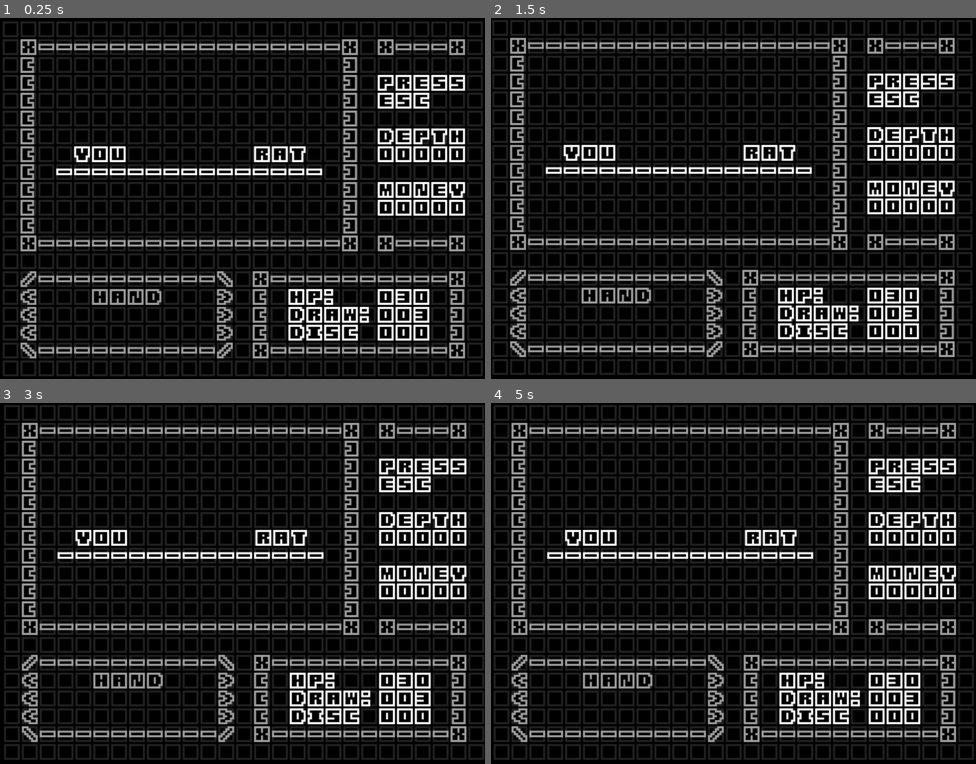
Above: before the commit, frames 1-4 (two rows, left to right).
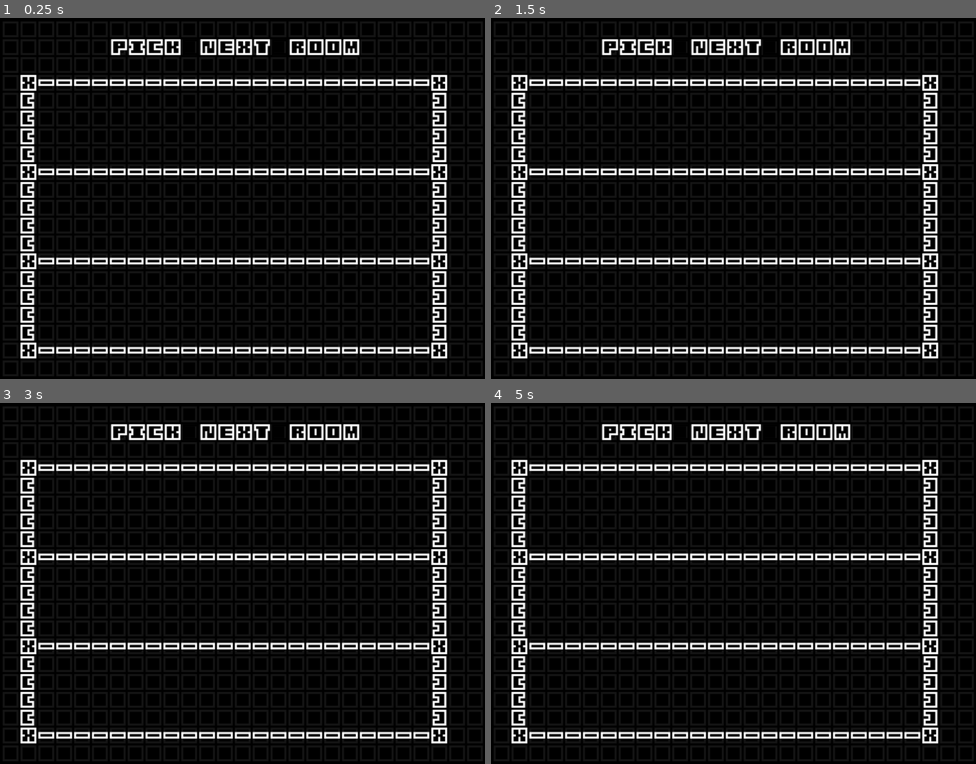
Above: after the commit, the same moments.

Repository: appellatebaton0/portfolio-66
Game: Godot game, scene res://Scenes/Main.tscn
The game is run twice, just before and just after one commit, with the same random seed, the same clock (stepped at 60 frames per second) and the same inputs.
Inputs:
- Up to frame 1 (0.25 s): no input
- Up to frame 2 (1.5 s): tap Enter (ui_accept) at 0.5, 0.6, 0.77, 1.07, 1.35 s
- Up to frame 3 (3 s): tap Enter (ui_accept) at 1.52, 1.82, 2.1, 2.75, 2.85 s
- Up to frame 4 (5 s): tap Enter (ui_accept) at 3.02, 3.32, 3.6, 3.77, 4.07, 4.35, 4.52, 4.82 s

The runs differ from the first frame. In frame 1, 20% of the frame differs, in the area x 4-96%, y 5-95%; in frame 2, 36%; in frame 3, 36%, in the area x 0-100%, y 0-99%; in frame 4, 30%.

Commit message:
h5 -  Next Room Screen (?)
Started working on the screen for picking which room to go to next. I'm not sure how I feel about it yet; some things fit on it weirdly.

Diff:
--- /dev/null
+++ b/Assets/Characters/Rat.tres
@@ -0,0 +1,16 @@
+[gd_resource type="Resource" script_class="Character" format=3 uid="uid://7umyy7v0owf4"]
+
+[ext_resource type="Script" uid="uid://c1la8ephjxdcs" path="res://Scripts/Letters/Letter.gd" id="1_ev8td"]
+[ext_resource type="Script" uid="uid://c82828jc0ndq" path="res://Scripts/Character.gd" id="2_efmlh"]
+[ext_resource type="Script" uid="uid://bbbgjg7ihit7d" path="res://Scripts/Letters/A.gd" id="2_uf4se"]
+
+[sub_resource type="Resource" id="Resource_vlc0i"]
+script = ExtResource("2_uf4se")
+metadata/_custom_type_script = "uid://bbbgjg7ihit7d"
+
+[resource]
+script = ExtResource("2_efmlh")
+name = &"RAT"
+max_health = 10
+reserve_deck = Array[ExtResource("1_ev8td")]([SubResource("Resource_vlc0i")])
+metadata/_custom_type_script = "uid://c82828jc0ndq"
--- a/Scenes/Main.tscn
+++ b/Scenes/Main.tscn
@@ -7,9 +7,16 @@
 [ext_resource type="Script" uid="uid://gmp0udd3u1fu" path="res://Scripts/CombatHandler.gd" id="3_pbw6q"]
 [ext_resource type="Script" uid="uid://cjbqqvcxcvily" path="res://Scripts/MainMenu.gd" id="4_v1gob"]
 [ext_resource type="Script" uid="uid://dhgs6px2un6hm" path="res://Scripts/PauseMenu.gd" id="5_v1gob"]
+[ext_resource type="Script" uid="uid://cyr45h1wy41mh" path="res://Scripts/NextRoomHandler.gd" id="7_50glp"]
 
 [sub_resource type="StyleBoxFlat" id="StyleBoxFlat_r150o"]
 bg_color = Color(0, 0, 0, 1)
+
+[sub_resource type="ShaderMaterial" id="ShaderMaterial_50glp"]
+shader = ExtResource("2_rgh2o")
+shader_parameter/threshold = 1.0
+shader_parameter/over = false
+shader_parameter/round_amnt = Vector2(27, 20)
 
 [sub_resource type="ShaderMaterial" id="ShaderMaterial_rgh2o"]
 shader = ExtResource("2_rgh2o")
@@ -285,7 +292,7 @@
 script = ExtResource("2_jw32o")
 
 [node name="Text" type="Label" parent="CanvasLayer/Control" unique_id=218249657]
-modulate = Color(1, 1, 1, 0.13333334)
+modulate = Color(1, 1, 1, 0.08235294)
 layout_mode = 0
 offset_left = 1.0
 offset_top = 1.0
@@ -315,6 +322,8 @@
 |||||||||||||||||||||||||||"
 
 [node name="Combat" type="Control" parent="CanvasLayer/Control" unique_id=1308099658]
+visible = false
+material = SubResource("ShaderMaterial_50glp")
 layout_mode = 1
 anchors_preset = 15
 anchor_right = 1.0
@@ -454,6 +463,7 @@
 visible_characters = 79
 
 [node name="Ground" type="RichTextLabel" parent="CanvasLayer/Control/Combat/MainScreen" unique_id=1784540510]
+use_parent_material = true
 layout_mode = 0
 offset_left = 26.0
 offset_top = 91.0
@@ -465,6 +475,7 @@
 
 [node name="PlayerLabel" type="RichTextLabel" parent="CanvasLayer/Control/Combat/MainScreen" unique_id=2004395033]
 unique_name_in_owner = true
+use_parent_material = true
 layout_mode = 0
 offset_left = 39.0
 offset_top = 78.0
@@ -474,7 +485,9 @@
 text = "YOU"
 fit_content = true
 
-[node name="Enemy" type="RichTextLabel" parent="CanvasLayer/Control/Combat/MainScreen" unique_id=1209441624]
+[node name="EnemyLabel" type="RichTextLabel" parent="CanvasLayer/Control/Combat/MainScreen" unique_id=1209441624]
+unique_name_in_owner = true
+use_parent_material = true
 layout_mode = 0
 offset_left = 131.0
 offset_top = 78.0
@@ -623,6 +636,99 @@
 focused = false
 start_command = "HELP"
 
+[node name="NextRoom" type="Control" parent="CanvasLayer/Control" unique_id=25219358]
+layout_mode = 1
+anchors_preset = 15
+anchor_right = 1.0
+anchor_bottom = 1.0
+grow_horizontal = 2
+grow_vertical = 2
+script = ExtResource("7_50glp")
+
+[node name="RoomOp" type="Label" parent="CanvasLayer/Control/NextRoom" unique_id=1678572665]
+layout_mode = 0
+offset_left = 14.0
+offset_top = 40.0
+offset_right = 326.59
+offset_bottom = 122.0
+text = "X----------------------X
+[ ]
+[ ]
+[ ]
+[ ]
+"
+horizontal_alignment = 3
+
+[node name="RoomOp4" type="RichTextLabel" parent="CanvasLayer/Control/NextRoom" unique_id=769744992]
+layout_mode = 0
+offset_left = 80.0
+offset_top = 14.0
+offset_right = 274.0
+offset_bottom = 31.0
+bbcode_enabled = true
+text = "PICK[color=#000000]|[/color]NEXT[color=#000000]|[/color]ROOM"
+fit_content = true
+
+[node name="RoomOp2" type="Label" parent="CanvasLayer/Control/NextRoom" unique_id=1736613879]
+layout_mode = 0
+offset_left = 14.0
+offset_top = 105.0
+offset_right = 326.59
+offset_bottom = 187.0
+text = "X----------------------X
+[ ]
+[ ]
+[ ]
+[ ]
+"
+horizontal_alignment = 3
+
+[node name="RoomOp3" type="Label" parent="CanvasLayer/Control/NextRoom" unique_id=1303149377]
+layout_mode = 0
+offset_left = 14.0
+offset_top = 170.0
+offset_right = 326.59
+offset_bottom = 252.0
+text = "X----------------------X
+[ ]
+[ ]
+[ ]
+[ ]
+X----------------------X"
+horizontal_alignment = 3
+
+[node name="OptionIndicators" type="Control" parent="CanvasLayer/Control/NextRoom" unique_id=750416565]
+unique_name_in_owner = true
+layout_mode = 1
+anchors_preset = 0
+
+[node name="OptionIndicator" type="Label" parent="CanvasLayer/Control/NextRoom/OptionIndicators" unique_id=1713342691]
+layout_mode = 0
+offset_left = 327.0
+offset_top = 66.0
+offset_right = 367.0
+offset_bottom = 96.0
+text = "/
+\\"
+
+[node name="OptionIndicator2" type="Label" parent="CanvasLayer/Control/NextRoom/OptionIndicators" unique_id=86300254]
+layout_mode = 0
+offset_left = 327.0
+offset_top = 131.0
+offset_right = 367.0
+offset_bottom = 161.0
+text = "/
+\\"
+
+[node name="OptionIndicator3" type="Label" parent="CanvasLayer/Control/NextRoom/OptionIndicators" unique_id=1637592803]
+layout_mode = 0
+offset_left = 327.0
+offset_top = 196.0
+offset_right = 367.0
+offset_bottom = 226.0
+text = "/
+\\"
+
 [node name="AnimationPlayer" type="AnimationPlayer" parent="CanvasLayer/Control" unique_id=257596083]
 libraries/ = SubResource("AnimationLibrary_pbw6q")
 script = ExtResource("3_kln2b")
--- a/Scripts/CombatHandler.gd
+++ b/Scripts/CombatHandler.gd
@@ -2,17 +2,18 @@
 ## Handles all the higher-level stuff for the combat screen. I'm too tired to make it less
 ## clunky.
 
-@onready var hand_lab := %Hand
+@onready var player_hand_lab := %Hand
 
-@onready var hp_lab := %HP
-@onready var draw_lab := %Draw
-@onready var discard_lab := %Discard
+@onready var player_hp_lab := %HP
+@onready var player_draw_lab := %Draw
+@onready var player_discard_lab := %Discard
 
 @onready var player_lab := %PlayerLabel
 
 @export var focused := false
 
 var player:Character
+var enemy:Character = preload("res://Assets/Characters/Rat.tres")
 
 func _ready() -> void:
 
@@ -40,6 +41,9 @@
 	player.hand_changed.connect(_on_player_hand_changed)
 	player.was_heal.connect(_on_player_heal_changed)
 	player.was_hurt.connect(_on_player_heal_changed)
+	update_player_display()
+
+func update_player_display() -> void:
 	_on_player_name_changed()
 	_on_player_deck_changed()
 	_on_player_disc_changed()
@@ -49,14 +53,14 @@
 func _on_player_name_changed() -> void:
 	player_lab.text = player.name
 func _on_player_deck_changed() -> void:
-	draw_lab.text = Global.as_digital_string(len(player.deck), 3)
+	player_draw_lab.text = Global.as_digital_string(len(player.deck), 3)
 func _on_player_disc_changed() -> void:
-	discard_lab.text = Global.as_digital_string(len(player.discard), 3)
+	player_discard_lab.text = Global.as_digital_string(len(player.discard), 3)
 func _on_player_hand_changed() -> void:
-	hand_lab.text = ""
+	player_hand_lab.text = ""
 
 	for letter in player.hand:
-		hand_lab.text += letter.letter
+		player_hand_lab.text += letter.letter
 
 func _on_player_heal_changed(_amnt:int = -1) -> void:
-	hp_lab.text   = Global.as_digital_string(player.health, 3)
+	player_hp_lab.text   = Global.as_digital_string(player.health, 3)
--- /dev/null
+++ b/Scripts/NextRoomHandler.gd
@@ -0,0 +1,41 @@
+class_name NextRoomHandler extends Control
+
+@onready var option_indicator := %OptionIndicators
+var selected_index = -1:
+	set(to):
+		selected_index = to
+		blink_timer = 1.0
+		update_selection()
+
+var blink_timer := 1.0
+
+@export var focused := true
+
+
+func _ready() -> void:
+	Global.key_pressed.connect(_on_key_pressed)
+	update_selection()
+
+func _on_key_pressed(key_name:String, _echo:bool, _power:bool): if focused:
+
+	match key_name:
+		"1": selected_index = 0
+		"2": selected_index = 1
+		"3": selected_index = 2
+		"Enter":
+			attempt_selection()
+
+func _process(delta: float) -> void:
+	for child in option_indicator.get_children():
+		child.modulate.a = 0.0 if blink_timer < 0.5 else 1.0
+
+	blink_timer = move_toward(blink_timer, 0.0, delta / 1.2)
+	if blink_timer == 0: blink_timer = 1.0
+
+func update_selection() -> void:
+	var children = option_indicator.get_children()
+	for i in range(len(children)):
+		children[i].visible = i == selected_index
+
+func attempt_selection() -> void:
+	pass
--- a/Scripts/Overlay.gd
+++ b/Scripts/Overlay.gd
@@ -11,15 +11,15 @@
 
 func _process(delta: float) -> void:
 
-	if Input.is_action_just_pressed("ui_accept"):
-		_on_shake_requested(Vector2(1.0, 1.0), 0.2)
-
 	if shake_time > 0.0:
 		shake_time = move_toward(shake_time, 0, delta)
 
 		position = get_shake()
 	else:
 		position = Vector2.ZERO
+
+	## DEBUG, SO I CAN MAKE SCREENS INVISIBLE
+	#for child in get_children(): if child is Control: child.show()
 
 func _on_shake_requested(amount:Vector2, time:float):
 	shake_amount = amount
Not shown, added: Scripts/NextRoomHandler.gd.uid
